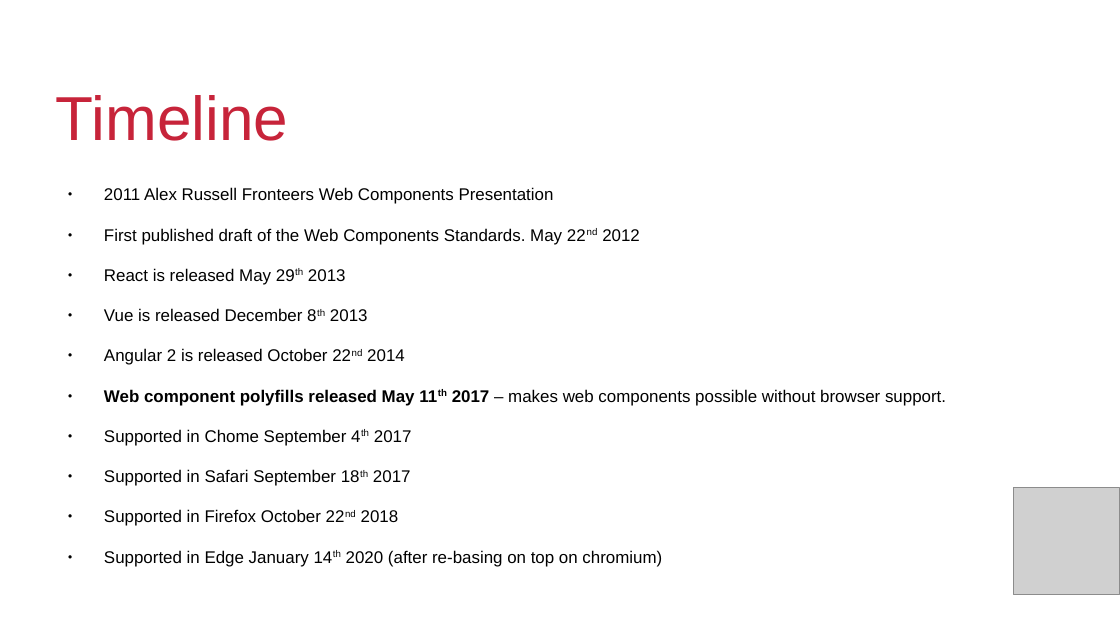
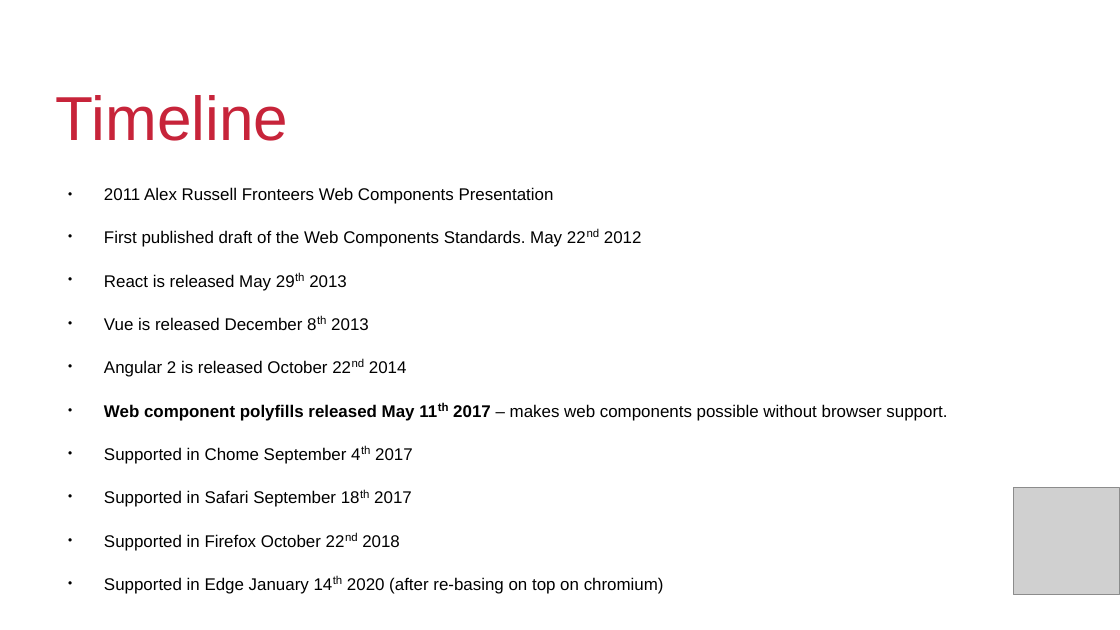
Before and after one commit to QuiWorks/wc-presentation, a slide deck: slide 6 of wc-pp-presentation.odp (slide 4 before the commit). Drawn at 1120x630 pixels with LibreOffice and Linux fonts; fonts in the diff are those of the drawing; grey boxes stand for pictures; background and template pictures are left out. Boxes give left, top, right and bottom in pixels: in the first picture for what was removed or moved away, otherwise in the second. Text is boxed around its words. In the diff, an @@ line names an element or a change of style, - is before the commit and + after.

```diff
--- a/wc-pp-presentation.odp
+++ b/wc-pp-presentation.odp
@@ text "2011 Alex Russell Fronteers Web ..." at (104,187,947,594): size 12 to 13.9 pt, now superscript in "22nd", "29th", "8th", "22nd" and 5 more places; indent changed @@
```
Also in this commit, not shown: 4 other slides changed, 2 slides added, 6 slides removed.
